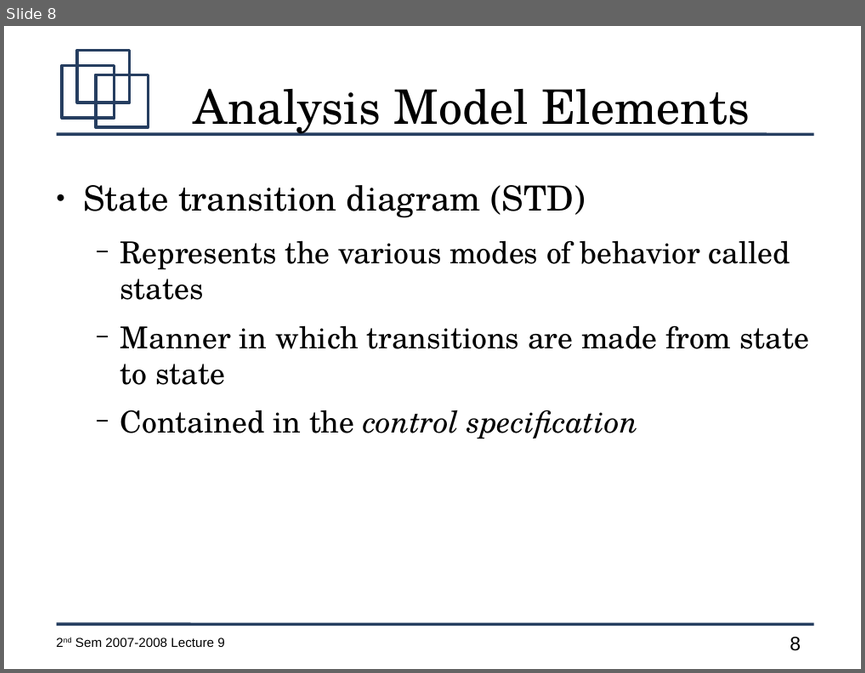
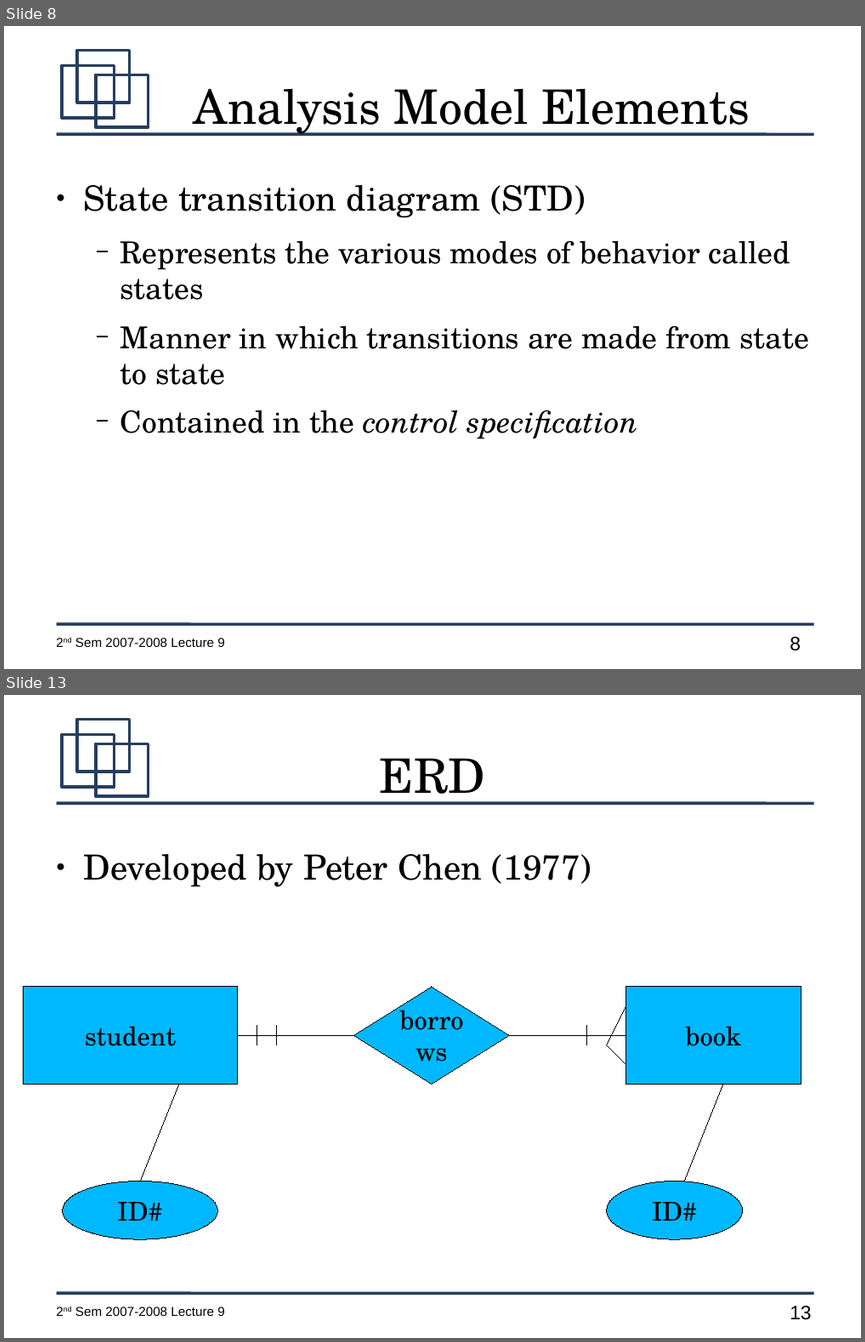
Before and after one commit to jachermocilla/jach-homepage, a slide deck: CMSC128-2nd-Sem-2007-L10.odp. Shown one above the other, each under a label of ours: slide 8 before the commit, slides 8 and 13 after it; the slides between them are not shown. The pictures are 865x673 and 865x1342 pixels, drawn with LibreOffice and Linux fonts; fonts in the diff are those of the drawing. Boxes give left, top, right and bottom in pixels: in the first picture for what was removed or moved away, otherwise in the second. Text is boxed around its words. In the diff, an @@ line names an element or a change of style, - is before the commit and + after.

```diff
--- a/CMSC128-2nd-Sem-2007-L10.odp
+++ b/CMSC128-2nd-Sem-2007-L10.odp
@@ slide 13 added at (4,695,861,1338), background #FFFFFF; not listed: 7 template elements that a slide beside it also shows @@
@@ title added at (380,758,485,805), 44 pt, text #000000 @@
+ERD
@@ text added at (84,854,591,887), 32 pt, text #000000 @@
+● Developed by Peter Chen (1977)
@@ rectangle added at (24,987,237,1083), fill #00B8FF, outline #000000 0 pt, 24 pt, text #000000 @@
+student
@@ diamond added at (354,987,510,1083), fill #00B8FF, outline #000000 0 pt, 24 pt, text #000000 @@
+borrows
@@ rectangle added at (626,987,801,1083), fill #00B8FF, outline #000000 0 pt, 24 pt, text #000000 @@
+book
@@ line added from (256, 1026) to (256, 1045), #000000 0 pt @@
@@ line added from (276, 1026) to (276, 1045), #000000 0 pt @@
@@ line added from (587, 1026) to (587, 1045), #000000 0 pt @@
@@ line added from (607, 1045) to (626, 1006), #000000 0 pt @@
@@ elbow line added from (237, 1035) to (354, 1036), #000000 0 pt @@
@@ elbow line added from (510, 1035) to (626, 1036), #000000 0 pt @@
@@ line added from (607, 1045) to (626, 1064), #000000 0 pt @@
@@ line added from (140, 1181) to (179, 1083), #000000 0 pt @@
@@ line added from (684, 1181) to (723, 1083), #000000 0 pt @@
@@ ellipse added at (63,1181,218,1239), fill #00B8FF, outline #000000 0 pt, 24 pt, text #000000 @@
+ID#
@@ ellipse added at (607,1181,743,1239), fill #00B8FF, outline #000000 0 pt, 24 pt, text #000000 @@
+ID#
```
Also in this commit, not shown: 1 slide changed, 17 other slides added.
